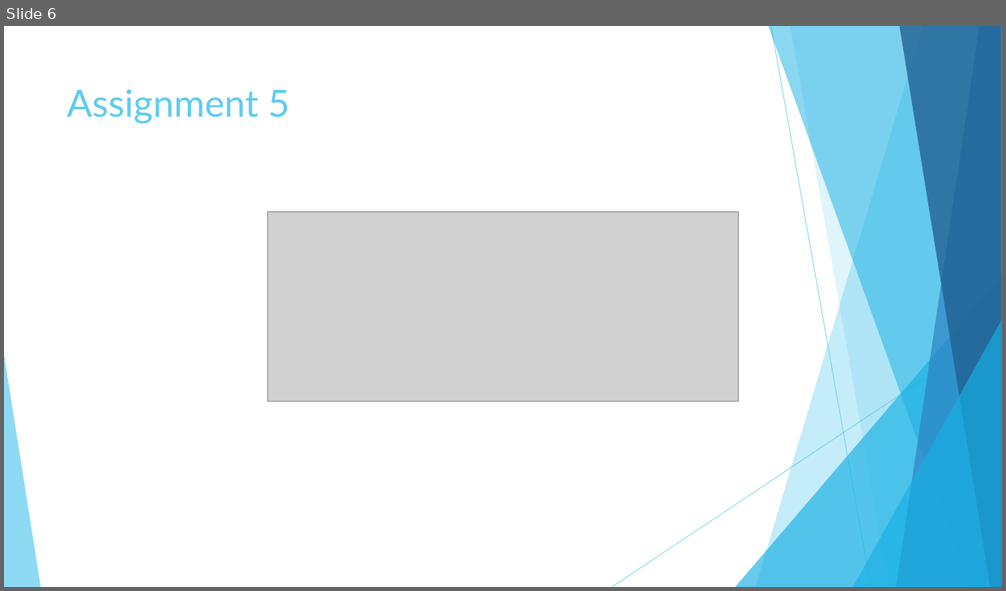
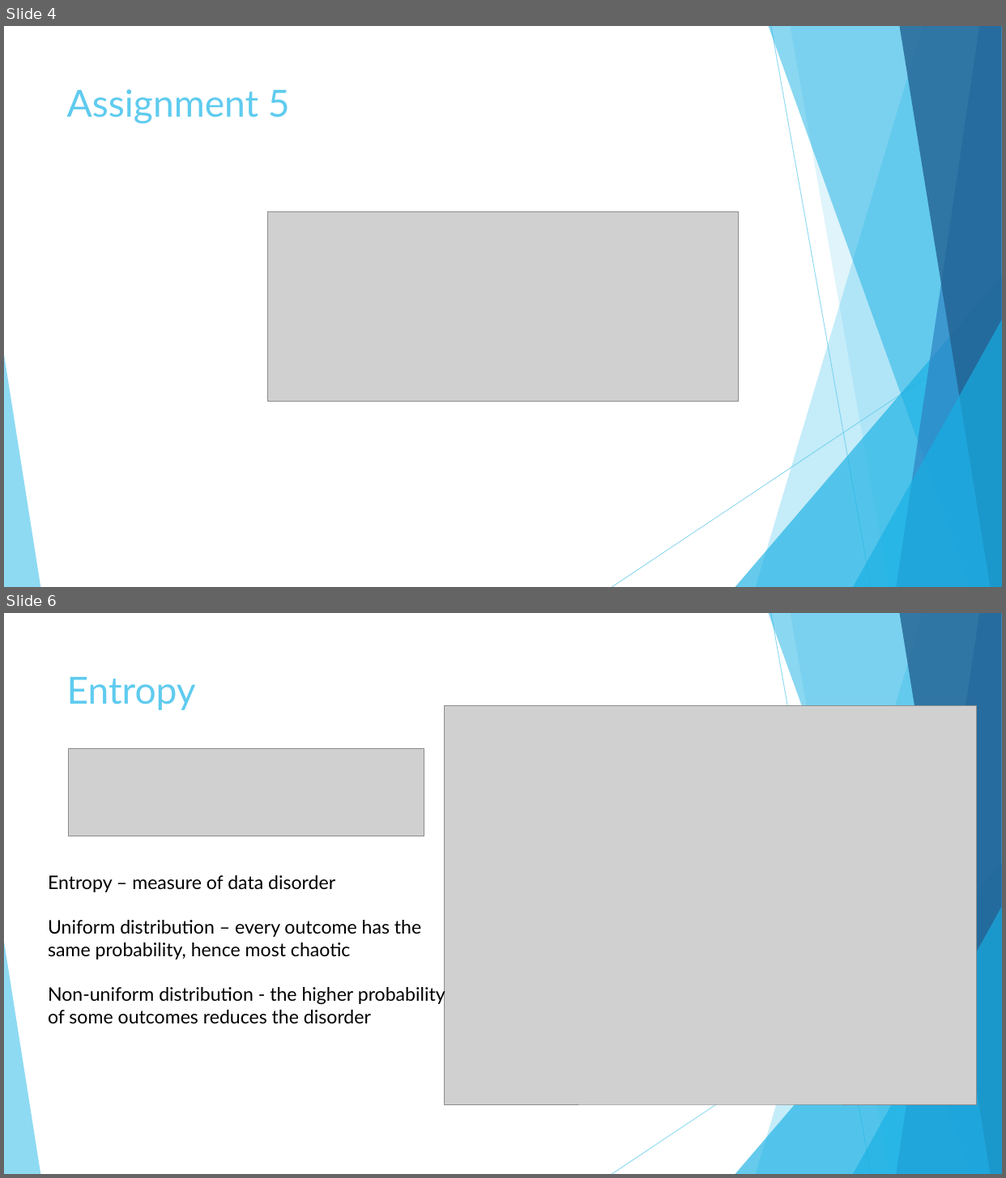
Before and after one commit to Ivan-Klabucar/Machine-Learning, a slide deck: Presentation3.pptx. Shown one above the other, each under a label of ours: slide 6 before the commit, slides 4 and 6 after it; the slides between them are not shown. The pictures are 1006x591 and 1006x1178 pixels, drawn with LibreOffice and Linux fonts; fonts in the diff are those of the drawing; grey boxes stand for pictures. Boxes give left, top, right and bottom in pixels: in the first picture for what was removed or moved away, otherwise in the second. Text is boxed around its words. In the diff, an @@ line names an element or a change of style, - is before the commit and + after.

```diff
--- a/Presentation3.pptx
+++ b/Presentation3.pptx
@@ slide 6 added at <box>4,613,1002,1174</box>, background #FFFFFF; not listed: 10 template elements that a slide beside it also shows @@
@@ title added at <box>67,677,196,710</box>, 36 pt, text #5FCBEF @@
+Entropy
@@ picture added at <box>444,705,977,1105</box> @@
@@ picture added at <box>68,748,424,837</box> @@
@@ text added at <box>48,875,445,1024</box>, 18 pt, text #000000 @@
+Entropy – measure of data disorder
+Uniform distribution – every outcome has the same probability, hence most chaotic
+Non-uniform distribution - the higher probability of some outcomes reduces the disorder
@@ what was slide 6 is now slide 4 @@
```
Also in this commit, not shown: 4 slides changed, 3 other slides added, 2 slides removed.
